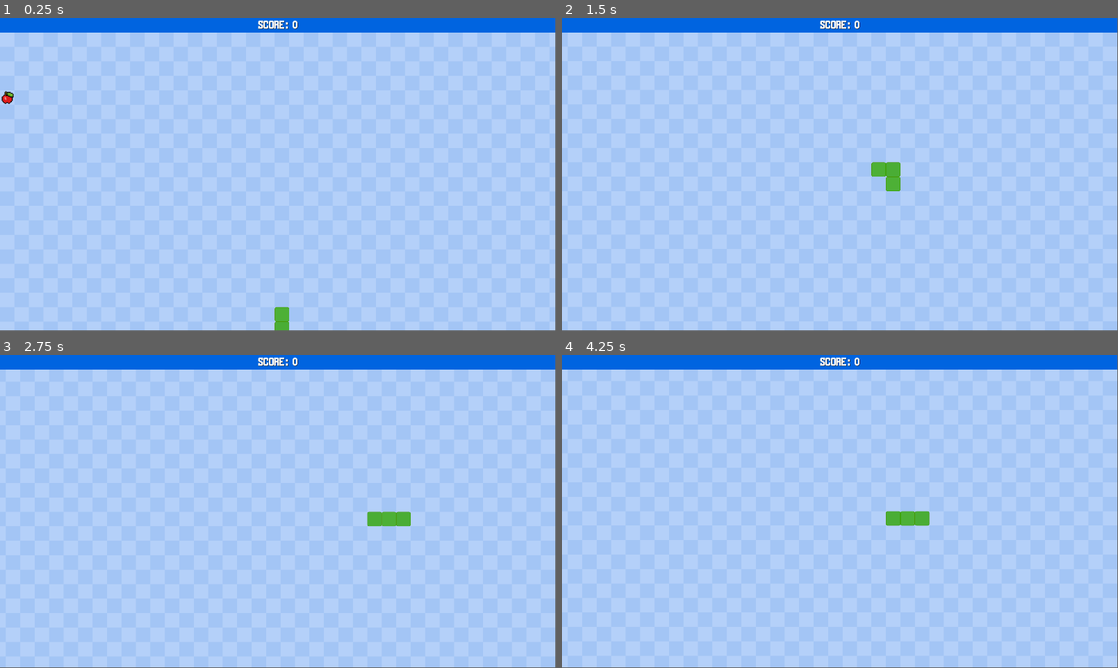
Above: before the commit, frames 1-4 (two rows, left to right).
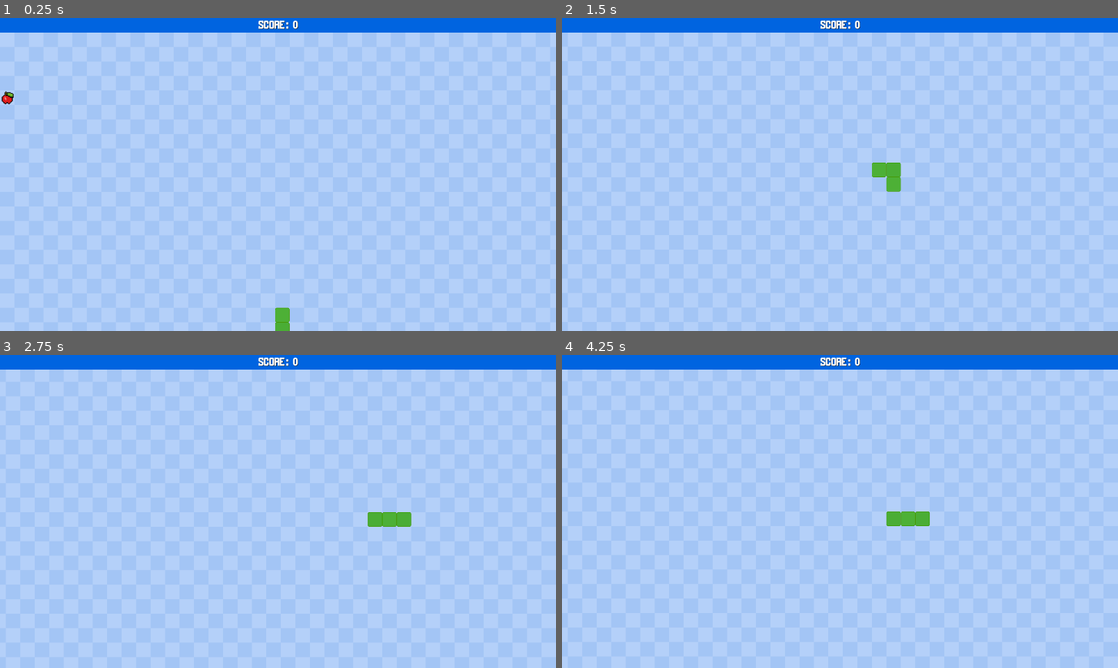
Above: after the commit, the same moments.

Repository: verbrannter-toast/FangOrFall
Game: Godot game, scene res://Scenes/GameElements/main.tscn
The game is run twice, just before and just after one commit, with the same random seed, the same clock (stepped at 60 frames per second) and the same inputs.
Inputs:
- Up to frame 1 (0.25 s): no input
- Up to frame 2 (1.5 s): hold D (move_right) 0.53-1.28 s; hold S (move_down) from 1.28 s (still down)
- Up to frame 3 (2.75 s): release S (move_down) at 2.03 s; hold D (move_right) from 2.03 s (still down)
- Up to frame 4 (4.25 s): release D (move_right) at 2.78 s; hold W (move_up) 2.78-3.53 s; hold A (move_left) from 3.53 s (still down)
In our replay, the window is 799x449 before the commit and 800x450 after it. These sizes can differ from the game's own. Grey fills any space a smaller window leaves; there, only what the larger window draws over its background counts as a difference.

The runs differ from the first frame. In frame 1, 0.1% of the frame differs, in the area x 0-100%, y 0-100%; in frame 2, 0.2%; in frame 3, 0.2%; in frame 4, 0.2%, in the area x 46-100%, y 0-55%.

Commit message:
Fixed window scaling issue
Also added first web export

Diff:
--- a/fang-or-fall/Scenes/GameElements/game_over_menu.tscn
+++ b/fang-or-fall/Scenes/GameElements/game_over_menu.tscn
@@ -53,10 +53,15 @@
 vertical_alignment = 1
 
 [node name="RestartButton" type="Button" parent="."]
-offset_left = 833.0
-offset_top = 552.0
-offset_right = 1083.0
-offset_bottom = 615.0
+anchors_preset = -1
+anchor_left = 0.499
+anchor_top = 0.54
+anchor_right = 0.499
+anchor_bottom = 0.54
+offset_left = -125.08
+offset_top = -31.2
+offset_right = 124.92
+offset_bottom = 31.8
 theme_override_fonts/font = ExtResource("1_4cjqx")
 theme_override_font_sizes/font_size = 50
 theme_override_styles/hover = SubResource("StyleBoxFlat_l65v3")
--- a/fang-or-fall/project.godot
+++ b/fang-or-fall/project.godot
@@ -19,6 +19,7 @@
 
 window/size/viewport_width=1920
 window/size/viewport_height=1080
+window/stretch/mode="viewport"
 
 [input]
 
Not shown, changed: fang-or-fall/export_presets.cfg
Not shown, added: Exports/Web/FangOrFall.apple-touch-icon.png
Not shown, added: Exports/Web/FangOrFall.audio.position.worklet.js
Not shown, added: Exports/Web/FangOrFall.audio.worklet.js
Not shown, added: Exports/Web/FangOrFall.html
Not shown, added: Exports/Web/FangOrFall.icon.png
Not shown, added: Exports/Web/FangOrFall.js
Not shown, added: Exports/Web/FangOrFall.pck
Not shown, added: Exports/Web/FangOrFall.png
Not shown, added: Exports/Web/FangOrFall.wasm
